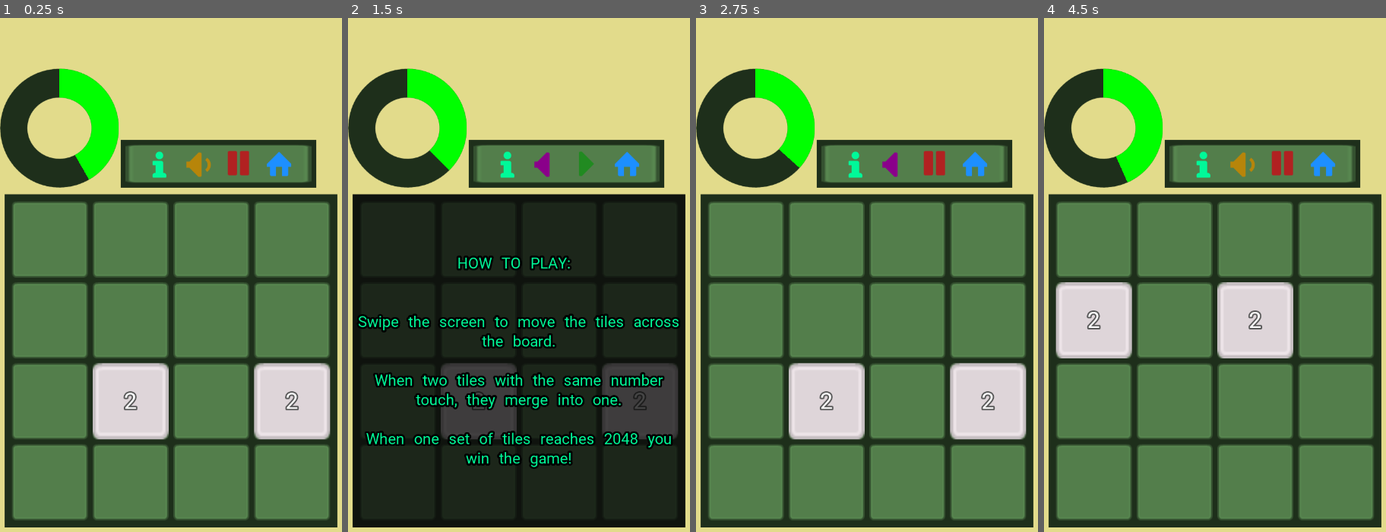
Above: before the commit, frames 1-4 (left to right).
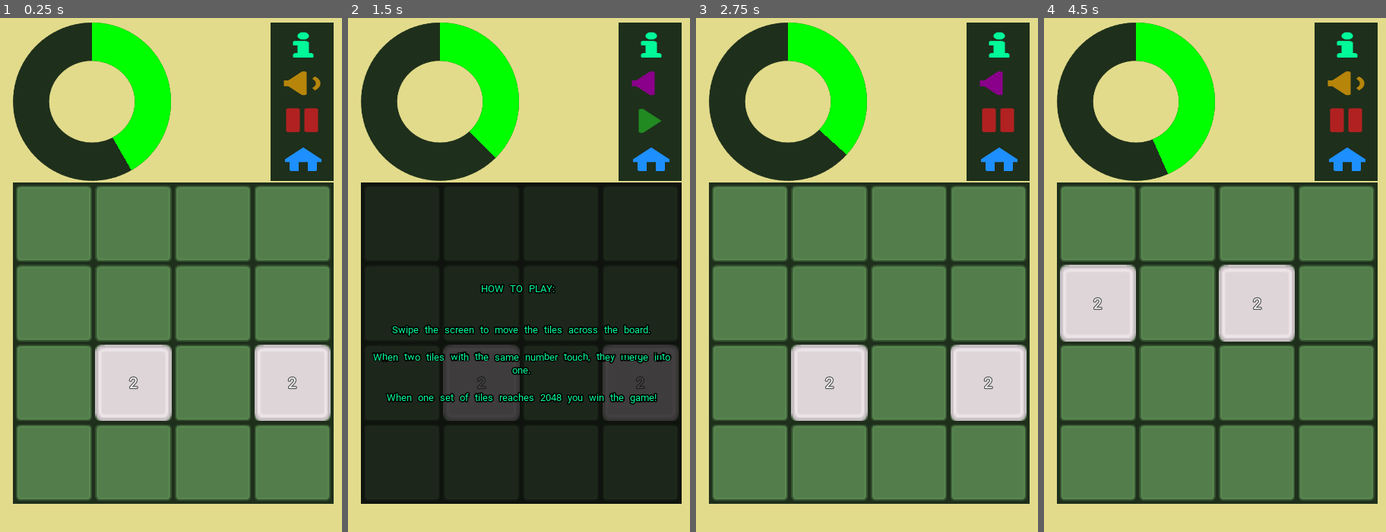
Above: after the commit, the same moments.

Repository: GameDev-One/2048
Game: Godot game, scene res://Prefab/World.tscn
Same seed, same stepped clock (60 frames per second), same inputs: the game is played once before the commit and once after it. Sound files missing from this copy of the repository are replaced by a short silence.
Inputs (mouse positions are in pixels of both pictures, inside the frame that each line leads up to; where the layout moved, square brackets give the same spot in the first picture):
- Up to frame 1 (0.25 s): no input
- Up to frame 2 (1.5 s): click (648, 43) [505, 161] at 0.5 s; click (648, 84) [546, 161] at 1.25 s
- Up to frame 3 (2.75 s): click (996, 120) [935, 161] at 2 s
- Up to frame 4 (4.5 s): click (1344, 156) [1321, 161] at 2.75 s; click (1344, 156) [1321, 161] at 3.5 s; click (1344, 156) [1321, 161] at 4.25 s

The runs differ from the first frame. In frame 1, 42% of the frame differs, in the area x 0-99%, y 0-100%; in frame 2, 38%; in frame 3, 41%; in frame 4, 41%.

Commit message:
Dyanamic resolution
Github:
Resolves #14

GitKraken:
https://app.gitkraken.com/glo/view/card/467de127775f49019f9e444d72bcad4e

Diff:
--- a/Prefab/Clock.tscn
+++ b/Prefab/Clock.tscn
@@ -36,7 +36,7 @@
 [node name="Clock" type="Control"]
 margin_right = 250.0
 margin_bottom = 250.0
-rect_min_size = Vector2( 250, 250 )
+rect_min_size = Vector2( 500, 500 )
 script = ExtResource( 2 )
 __meta__ = {
 "_edit_use_anchors_": true
@@ -45,9 +45,8 @@
 [node name="TextureProgress" type="TextureProgress" parent="."]
 anchor_right = 1.0
 anchor_bottom = 1.0
-margin_right = 250.0
-margin_bottom = 250.0
-rect_scale = Vector2( 0.5, 0.5 )
+size_flags_horizontal = 3
+size_flags_vertical = 3
 max_value = 120.0
 value = 60.0
 texture_under = ExtResource( 1 )
--- a/Prefab/Grid.tscn
+++ b/Prefab/Grid.tscn
@@ -7,6 +7,8 @@
 margin_right = 670.0
 margin_bottom = 670.0
 rect_min_size = Vector2( 650, 650 )
+size_flags_horizontal = 3
+size_flags_vertical = 3
 custom_constants/vseparation = 10
 custom_constants/hseparation = 10
 columns = 4
@@ -16,26 +18,36 @@
 
 [node name="Tile" parent="." instance=ExtResource( 1 )]
 rect_scale = Vector2( 1, 1 )
+size_flags_horizontal = 3
+size_flags_vertical = 3
 
 [node name="Tile2" parent="." instance=ExtResource( 1 )]
 margin_left = 170.0
 margin_right = 330.0
 rect_scale = Vector2( 1, 1 )
+size_flags_horizontal = 3
+size_flags_vertical = 3
 
 [node name="Tile3" parent="." instance=ExtResource( 1 )]
 margin_left = 340.0
 margin_right = 500.0
 rect_scale = Vector2( 1, 1 )
+size_flags_horizontal = 3
+size_flags_vertical = 3
 
 [node name="Tile4" parent="." instance=ExtResource( 1 )]
 margin_left = 510.0
 margin_right = 670.0
 rect_scale = Vector2( 1, 1 )
+size_flags_horizontal = 3
+size_flags_vertical = 3
 
 [node name="Tile5" parent="." instance=ExtResource( 1 )]
 margin_top = 170.0
 margin_bottom = 330.0
 rect_scale = Vector2( 1, 1 )
+size_flags_horizontal = 3
+size_flags_vertical = 3
 
 [node name="Tile6" parent="." instance=ExtResource( 1 )]
 margin_left = 170.0
@@ -43,6 +55,8 @@
 margin_right = 330.0
 margin_bottom = 330.0
 rect_scale = Vector2( 1, 1 )
+size_flags_horizontal = 3
+size_flags_vertical = 3
 
 [node name="Tile7" parent="." instance=ExtResource( 1 )]
 margin_left = 340.0
@@ -50,6 +64,8 @@
 margin_right = 500.0
 margin_bottom = 330.0
 rect_scale = Vector2( 1, 1 )
+size_flags_horizontal = 3
+size_flags_vertical = 3
 
 [node name="Tile8" parent="." instance=ExtResource( 1 )]
 margin_left = 510.0
@@ -57,11 +73,15 @@
 margin_right = 670.0
 margin_bottom = 330.0
 rect_scale = Vector2( 1, 1 )
+size_flags_horizontal = 3
+size_flags_vertical = 3
 
 [node name="Tile9" parent="." instance=ExtResource( 1 )]
 margin_top = 340.0
 margin_bottom = 500.0
 rect_scale = Vector2( 1, 1 )
+size_flags_horizontal = 3
+size_flags_vertical = 3
 
 [node name="Tile10" parent="." instance=ExtResource( 1 )]
 margin_left = 170.0
@@ -69,6 +89,8 @@
 margin_right = 330.0
 margin_bottom = 500.0
 rect_scale = Vector2( 1, 1 )
+size_flags_horizontal = 3
+size_flags_vertical = 3
 
 [node name="Tile11" parent="." instance=ExtResource( 1 )]
 margin_left = 340.0
@@ -76,6 +98,8 @@
 margin_right = 500.0
 margin_bottom = 500.0
 rect_scale = Vector2( 1, 1 )
+size_flags_horizontal = 3
+size_flags_vertical = 3
 
 [node name="Tile12" parent="." instance=ExtResource( 1 )]
 margin_left = 510.0
@@ -83,11 +107,15 @@
 margin_right = 670.0
 margin_bottom = 500.0
 rect_scale = Vector2( 1, 1 )
+size_flags_horizontal = 3
+size_flags_vertical = 3
 
 [node name="Tile13" parent="." instance=ExtResource( 1 )]
 margin_top = 510.0
 margin_bottom = 670.0
 rect_scale = Vector2( 1, 1 )
+size_flags_horizontal = 3
+size_flags_vertical = 3
 
 [node name="Tile14" parent="." instance=ExtResource( 1 )]
 margin_left = 170.0
@@ -95,6 +123,8 @@
 margin_right = 330.0
 margin_bottom = 670.0
 rect_scale = Vector2( 1, 1 )
+size_flags_horizontal = 3
+size_flags_vertical = 3
 
 [node name="Tile15" parent="." instance=ExtResource( 1 )]
 margin_left = 340.0
@@ -102,6 +132,8 @@
 margin_right = 500.0
 margin_bottom = 670.0
 rect_scale = Vector2( 1, 1 )
+size_flags_horizontal = 3
+size_flags_vertical = 3
 
 [node name="Tile16" parent="." instance=ExtResource( 1 )]
 margin_left = 510.0
@@ -109,3 +141,5 @@
 margin_right = 670.0
 margin_bottom = 670.0
 rect_scale = Vector2( 1, 1 )
+size_flags_horizontal = 3
+size_flags_vertical = 3
--- a/Prefab/World.tscn
+++ b/Prefab/World.tscn
@@ -66,66 +66,65 @@
 MAX_DIAGONAL_SLOPE = 1.25
 
 [node name="Bg" type="ColorRect" parent="."]
-anchor_left = 0.5
-anchor_top = 0.5
-anchor_right = 0.5
-anchor_bottom = 0.5
-margin_left = -360.0
-margin_top = -640.0
-margin_right = 360.0
-margin_bottom = 640.0
+anchor_right = 1.0
+anchor_bottom = 1.0
 color = Color( 0.890196, 0.862745, 0.54902, 1 )
 __meta__ = {
 "_edit_use_anchors_": false
 }
 
-[node name="VBoxContainer" type="VBoxContainer" parent="."]
-anchor_right = 1.0
-anchor_bottom = 1.0
-size_flags_horizontal = 3
-size_flags_vertical = 3
-__meta__ = {
-"_edit_use_anchors_": false
-}
-
-[node name="HBoxContainer" type="HBoxContainer" parent="VBoxContainer"]
-margin_right = 720.0
-margin_bottom = 374.0
-size_flags_horizontal = 3
-size_flags_vertical = 3
-
-[node name="VBoxContainer2" type="VBoxContainer" parent="VBoxContainer/HBoxContainer"]
-margin_right = 250.0
-margin_bottom = 374.0
-
-[node name="Panel" type="Panel" parent="VBoxContainer/HBoxContainer/VBoxContainer2"]
-modulate = Color( 1, 1, 1, 0 )
-margin_right = 250.0
-margin_bottom = 120.0
-rect_min_size = Vector2( 250, 120 )
-
-[node name="Clock" parent="VBoxContainer/HBoxContainer/VBoxContainer2" instance=ExtResource( 15 )]
-margin_top = 124.0
-margin_bottom = 374.0
-
-[node name="VBoxContainer" type="VBoxContainer" parent="VBoxContainer/HBoxContainer"]
-anchor_left = 0.00138889
-anchor_right = 0.00138889
-margin_left = 254.0
-margin_right = 666.0
-margin_bottom = 374.0
-
-[node name="PanelContainer" type="PanelContainer" parent="VBoxContainer/HBoxContainer/VBoxContainer"]
-modulate = Color( 0.054902, 0.0196078, 0.0196078, 0 )
-margin_right = 412.0
-margin_bottom = 270.0
-size_flags_vertical = 3
-
-[node name="ColorRect" type="ColorRect" parent="VBoxContainer/HBoxContainer/VBoxContainer"]
-margin_top = 274.0
-margin_right = 412.0
-margin_bottom = 374.0
-rect_min_size = Vector2( 412, 100 )
+[node name="MarginContainer" type="MarginContainer" parent="."]
+anchor_right = 1.0
+anchor_bottom = 1.0
+margin_left = 40.0
+margin_top = 40.0
+margin_right = -40.0
+margin_bottom = -40.0
+size_flags_horizontal = 3
+size_flags_vertical = 3
+__meta__ = {
+"_edit_use_anchors_": false
+}
+
+[node name="VBoxContainer" type="VBoxContainer" parent="MarginContainer"]
+margin_right = 1014.0
+margin_bottom = 1840.0
+size_flags_horizontal = 3
+size_flags_vertical = 3
+alignment = 1
+__meta__ = {
+"_edit_use_anchors_": false
+}
+
+[node name="HBoxContainer" type="HBoxContainer" parent="MarginContainer/VBoxContainer"]
+margin_right = 1014.0
+margin_bottom = 500.0
+size_flags_horizontal = 3
+size_flags_vertical = 3
+alignment = 2
+
+[node name="Clock" parent="MarginContainer/VBoxContainer/HBoxContainer" instance=ExtResource( 15 )]
+margin_right = 505.0
+margin_bottom = 500.0
+size_flags_horizontal = 7
+size_flags_vertical = 3
+
+[node name="Buttons" type="Control" parent="MarginContainer/VBoxContainer/HBoxContainer"]
+margin_left = 509.0
+margin_right = 1014.0
+margin_bottom = 500.0
+rect_min_size = Vector2( 470, 0 )
+rect_pivot_offset = Vector2( 235, 250 )
+size_flags_horizontal = 3
+size_flags_vertical = 3
+
+[node name="ColorRect" type="ColorRect" parent="MarginContainer/VBoxContainer/HBoxContainer/Buttons"]
+anchor_left = 1.0
+anchor_right = 1.0
+anchor_bottom = 1.0
+grow_horizontal = 0
+grow_vertical = 0
+rect_min_size = Vector2( 200, 100 )
 mouse_filter = 1
 size_flags_horizontal = 3
 size_flags_vertical = 0
@@ -134,16 +133,14 @@
 "_edit_use_anchors_": false
 }
 
-[node name="TextureRect" type="TextureRect" parent="VBoxContainer/HBoxContainer/VBoxContainer/ColorRect"]
-self_modulate = Color( 0.34902, 0.533333, 0.317647, 1 )
-anchor_left = 0.5
-anchor_top = 0.5
-anchor_right = 0.5
-anchor_bottom = 0.5
-margin_left = -196.0
-margin_top = -40.0
-margin_right = 196.0
-margin_bottom = 40.0
+[node name="TextureRect" type="TextureRect" parent="MarginContainer/VBoxContainer/HBoxContainer/Buttons/ColorRect"]
+self_modulate = Color( 0.34902, 0.533333, 0.317647, 0 )
+anchor_right = 1.0
+anchor_bottom = 1.0
+margin_left = 10.0
+margin_top = 10.0
+margin_right = -10.0
+margin_bottom = -10.0
 rect_min_size = Vector2( 0, 80 )
 texture = ExtResource( 14 )
 expand = true
@@ -152,15 +149,9 @@
 "_edit_use_anchors_": false
 }
 
-[node name="HBoxContainer" type="HBoxContainer" parent="VBoxContainer/HBoxContainer/VBoxContainer/ColorRect/TextureRect"]
-anchor_left = 0.5
-anchor_top = 0.5
-anchor_right = 0.5
-anchor_bottom = 0.5
-margin_left = -206.0
-margin_top = -40.0
-margin_right = 206.0
-margin_bottom = 40.0
+[node name="VBoxContainer" type="VBoxContainer" parent="MarginContainer/VBoxContainer/HBoxContainer/Buttons/ColorRect/TextureRect"]
+anchor_right = 1.0
+anchor_bottom = 1.0
 rect_min_size = Vector2( 0, 80 )
 size_flags_horizontal = 3
 alignment = 1
@@ -168,28 +159,27 @@
 "_edit_use_anchors_": false
 }
 
-[node name="InfoBtn" type="TextureButton" parent="VBoxContainer/HBoxContainer/VBoxContainer/ColorRect/TextureRect/HBoxContainer"]
+[node name="InfoBtn" type="TextureButton" parent="MarginContainer/VBoxContainer/HBoxContainer/Buttons/ColorRect/TextureRect/VBoxContainer"]
 pause_mode = 2
-margin_left = 40.0
-margin_right = 120.0
-margin_bottom = 80.0
+margin_right = 180.0
+margin_bottom = 117.0
 rect_min_size = Vector2( 80, 80 )
-size_flags_horizontal = 0
-size_flags_vertical = 0
+size_flags_horizontal = 3
+size_flags_vertical = 3
 texture_normal = ExtResource( 11 )
 expand = true
 __meta__ = {
 "_edit_use_anchors_": false
 }
 
-[node name="AudioBtn" type="TextureButton" parent="VBoxContainer/HBoxContainer/VBoxContainer/ColorRect/TextureRect/HBoxContainer"]
+[node name="AudioBtn" type="TextureButton" parent="MarginContainer/VBoxContainer/HBoxContainer/Buttons/ColorRect/TextureRect/VBoxContainer"]
 pause_mode = 2
-margin_left = 124.0
-margin_right = 204.0
-margin_bottom = 80.0
+margin_top = 121.0
+margin_right = 180.0
+margin_bottom = 238.0
 rect_min_size = Vector2( 80, 80 )
-size_flags_horizontal = 0
-size_flags_vertical = 0
+size_flags_horizontal = 3
+size_flags_vertical = 3
 toggle_mode = true
 texture_normal = ExtResource( 9 )
 texture_pressed = ExtResource( 10 )
@@ -198,17 +188,17 @@
 "_edit_use_anchors_": false
 }
 
-[node name="AudioStreamPlayer" type="AudioStreamPlayer" parent="VBoxContainer/HBoxContainer/VBoxContainer/ColorRect/TextureRect/HBoxContainer/AudioBtn"]
+[node name="AudioStreamPlayer" type="AudioStreamPlayer" parent="MarginContainer/VBoxContainer/HBoxContainer/Buttons/ColorRect/TextureRect/VBoxContainer/AudioBtn"]
 stream = ExtResource( 13 )
 
-[node name="PauseBtn" type="TextureButton" parent="VBoxContainer/HBoxContainer/VBoxContainer/ColorRect/TextureRect/HBoxContainer"]
+[node name="PauseBtn" type="TextureButton" parent="MarginContainer/VBoxContainer/HBoxContainer/Buttons/ColorRect/TextureRect/VBoxContainer"]
 pause_mode = 2
-margin_left = 208.0
-margin_right = 288.0
-margin_bottom = 80.0
+margin_top = 242.0
+margin_right = 180.0
+margin_bottom = 359.0
 rect_min_size = Vector2( 80, 80 )
-size_flags_horizontal = 0
-size_flags_vertical = 0
+size_flags_horizontal = 3
+size_flags_vertical = 3
 toggle_mode = true
 texture_normal = ExtResource( 8 )
 texture_pressed = ExtResource( 7 )
@@ -217,63 +207,68 @@
 "_edit_use_anchors_": false
 }
 
-[node name="RestartBtn" type="TextureButton" parent="VBoxContainer/HBoxContainer/VBoxContainer/ColorRect/TextureRect/HBoxContainer"]
+[node name="RestartBtn" type="TextureButton" parent="MarginContainer/VBoxContainer/HBoxContainer/Buttons/ColorRect/TextureRect/VBoxContainer"]
 pause_mode = 2
 self_modulate = Color( 0.12, 0.56, 1, 1 )
-margin_left = 292.0
-margin_right = 372.0
-margin_bottom = 80.0
+margin_top = 363.0
+margin_right = 180.0
+margin_bottom = 480.0
 rect_min_size = Vector2( 80, 80 )
 rect_pivot_offset = Vector2( 50, 50 )
-size_flags_horizontal = 0
-size_flags_vertical = 0
+size_flags_horizontal = 3
+size_flags_vertical = 3
 texture_normal = ExtResource( 6 )
 expand = true
 __meta__ = {
 "_edit_use_anchors_": false
 }
 
-[node name="AnimationPlayer" type="AnimationPlayer" parent="VBoxContainer/HBoxContainer/VBoxContainer/ColorRect/TextureRect/HBoxContainer/RestartBtn"]
+[node name="AnimationPlayer" type="AnimationPlayer" parent="MarginContainer/VBoxContainer/HBoxContainer/Buttons/ColorRect/TextureRect/VBoxContainer/RestartBtn"]
 anims/flash = SubResource( 2 )
 
-[node name="CenterContainer" type="CenterContainer" parent="VBoxContainer"]
-margin_top = 378.0
-margin_right = 720.0
-margin_bottom = 1098.0
-rect_min_size = Vector2( 720, 720 )
-
-[node name="ColorRect" type="ColorRect" parent="VBoxContainer/CenterContainer"]
+[node name="CenterContainer" type="CenterContainer" parent="MarginContainer/VBoxContainer"]
+margin_top = 504.0
+margin_right = 1014.0
+margin_bottom = 1518.0
+rect_min_size = Vector2( 960, 960 )
+
+[node name="ColorRect" type="ColorRect" parent="MarginContainer/VBoxContainer/CenterContainer"]
 self_modulate = Color( 0.121569, 0.188235, 0.109804, 1 )
+margin_right = 1014.0
+margin_bottom = 1014.0
+rect_min_size = Vector2( 1014, 1014 )
+size_flags_horizontal = 3
+size_flags_vertical = 3
+
+[node name="MarginContainer" type="MarginContainer" parent="MarginContainer/VBoxContainer/CenterContainer/ColorRect"]
+anchor_right = 1.0
+anchor_bottom = 1.0
 margin_left = 10.0
 margin_top = 10.0
-margin_right = 710.0
-margin_bottom = 710.0
-rect_min_size = Vector2( 700, 700 )
-
-[node name="Grid" parent="VBoxContainer/CenterContainer/ColorRect" instance=ExtResource( 1 )]
-anchor_left = 0.5
-anchor_top = 0.5
-anchor_right = 0.5
-anchor_bottom = 0.5
-margin_left = -335.0
-margin_top = -335.0
-margin_right = 335.0
-margin_bottom = 335.0
+margin_right = -10.0
+margin_bottom = -10.0
+__meta__ = {
+"_edit_use_anchors_": false
+}
+
+[node name="Grid" parent="MarginContainer/VBoxContainer/CenterContainer/ColorRect/MarginContainer" instance=ExtResource( 1 )]
+margin_right = 994.0
+margin_bottom = 994.0
 script = ExtResource( 3 )
 
-[node name="Overlay" type="ColorRect" parent="VBoxContainer/CenterContainer"]
+[node name="Overlay" type="ColorRect" parent="MarginContainer/VBoxContainer/CenterContainer"]
 visible = false
-margin_left = 10.0
-margin_top = 10.0
-margin_right = 710.0
-margin_bottom = 710.0
-rect_min_size = Vector2( 700, 700 )
+margin_left = 27.0
+margin_top = 27.0
+margin_right = 1041.0
+margin_bottom = 1041.0
+rect_min_size = Vector2( 1014, 1014 )
 color = Color( 0.0392157, 0.0392157, 0.0392157, 0.752941 )
 __meta__ = {
 "_edit_use_anchors_": false
 }
 
-[node name="Label" type="Label" parent="VBoxContainer/CenterContainer/Overlay"]
+[node name="Label" type="Label" parent="MarginContainer/VBoxContainer/CenterContainer/Overlay"]
 visible = false
 anchor_right = 1.0
 anchor_bottom = 1.0
@@ -287,7 +282,7 @@
 "_edit_use_anchors_": false
 }
 
-[node name="InfoLabel" type="Label" parent="VBoxContainer/CenterContainer/Overlay"]
+[node name="InfoLabel" type="Label" parent="MarginContainer/VBoxContainer/CenterContainer/Overlay"]
 visible = false
 anchor_right = 1.0
 anchor_bottom = 1.0
@@ -308,10 +303,10 @@
 "_edit_use_anchors_": false
 }
 
-[node name="Label2" type="Label" parent="VBoxContainer"]
-margin_top = 1102.0
-margin_right = 720.0
-margin_bottom = 1280.0
+[node name="Label2" type="Label" parent="MarginContainer/VBoxContainer"]
+margin_top = 1522.0
+margin_right = 1014.0
+margin_bottom = 1840.0
 size_flags_horizontal = 3
 size_flags_vertical = 3
 custom_colors/font_color = Color( 0, 0, 0, 1 )
@@ -321,7 +316,7 @@
 "_edit_use_anchors_": false
 }
 [connection signal="swiped" from="SwipeDetector" to="." method="_on_SwipeDetector_swiped"]
-[connection signal="pressed" from="VBoxContainer/HBoxContainer/VBoxContainer/ColorRect/TextureRect/HBoxContainer/InfoBtn" to="." method="_on_InfoBtn_pressed"]
-[connection signal="toggled" from="VBoxContainer/HBoxContainer/VBoxContainer/ColorRect/TextureRect/HBoxContainer/AudioBtn" to="." method="_on_AudioBtn_toggled"]
-[connection signal="toggled" from="VBoxContainer/HBoxContainer/VBoxContainer/ColorRect/TextureRect/HBoxContainer/PauseBtn" to="." method="_on_PauseBtn_toggled"]
-[connection signal="pressed" from="VBoxContainer/HBoxContainer/VBoxContainer/ColorRect/TextureRect/HBoxContainer/RestartBtn" to="." method="_on_RestartBtn_pressed"]
+[connection signal="pressed" from="MarginContainer/VBoxContainer/HBoxContainer/Buttons/ColorRect/TextureRect/VBoxContainer/InfoBtn" to="." method="_on_InfoBtn_pressed"]
+[connection signal="toggled" from="MarginContainer/VBoxContainer/HBoxContainer/Buttons/ColorRect/TextureRect/VBoxContainer/AudioBtn" to="." method="_on_AudioBtn_toggled"]
+[connection signal="toggled" from="MarginContainer/VBoxContainer/HBoxContainer/Buttons/ColorRect/TextureRect/VBoxContainer/PauseBtn" to="." method="_on_PauseBtn_toggled"]
+[connection signal="pressed" from="MarginContainer/VBoxContainer/HBoxContainer/Buttons/ColorRect/TextureRect/VBoxContainer/RestartBtn" to="." method="_on_RestartBtn_pressed"]
--- a/Script/World.gd
+++ b/Script/World.gd
@@ -1,88 +1,96 @@
 extends Node
 
+onready var Clock = $MarginContainer/VBoxContainer/HBoxContainer/Clock
+onready var Overlay = $MarginContainer/VBoxContainer/CenterContainer/Overlay
+onready var Grid = $MarginContainer/VBoxContainer/CenterContainer/ColorRect/MarginContainer/Grid
+onready var RestartBtn = $MarginContainer/VBoxContainer/HBoxContainer/Buttons/ColorRect/TextureRect/VBoxContainer/RestartBtn
+onready var AudioBtn = $MarginContainer/VBoxContainer/HBoxContainer/Buttons/ColorRect/TextureRect/VBoxContainer/AudioBtn
+onready var PauseBtn = $MarginContainer/VBoxContainer/HBoxContainer/Buttons/ColorRect/TextureRect/VBoxContainer/PauseBtn
+onready var InfoBtn = $MarginContainer/VBoxContainer/HBoxContainer/Buttons/ColorRect/TextureRect/VBoxContainer/InfoBtn
+
 func _ready():
-	$VBoxContainer/HBoxContainer/VBoxContainer/ColorRect/TextureRect/HBoxContainer/RestartBtn.self_modulate = ColorN("dodgerblue")
-	$VBoxContainer/HBoxContainer/VBoxContainer/ColorRect/TextureRect/HBoxContainer/AudioBtn.self_modulate = ColorN("darkgoldenrod")
-	$VBoxContainer/HBoxContainer/VBoxContainer/ColorRect/TextureRect/HBoxContainer/PauseBtn.self_modulate = ColorN("firebrick")
-	$VBoxContainer/HBoxContainer/VBoxContainer/ColorRect/TextureRect/HBoxContainer/InfoBtn.self_modulate = ColorN("mediumspringgreen")
+	RestartBtn.self_modulate = ColorN("dodgerblue")
+	AudioBtn.self_modulate = ColorN("darkgoldenrod")
+	PauseBtn.self_modulate = ColorN("firebrick")
+	InfoBtn.self_modulate = ColorN("mediumspringgreen")
 
-	$VBoxContainer/HBoxContainer/VBoxContainer/ColorRect/TextureRect/HBoxContainer/AudioBtn/AudioStreamPlayer.play(21)
+	AudioBtn.get_node("AudioStreamPlayer").play(21)
 
-# warning-ignore:return_value_discarded
-	Global.connect("GameOver", self, "_on_GameOver")
-	Global.connect("TileMatch", self, "_on_TileMatch")
+	var err: int = 0
+	err = Global.connect("GameOver", self, "_on_GameOver")
+	if err:
+		printerr("Error occured with: " + name + ". Error Code: " + String(err))
+	err = Global.connect("TileMatch", self, "_on_TileMatch")
+	if err:
+		printerr("Error occured with: " + name + ". Error Code: " + String(err))
 
 
 func _on_SwipeDetector_swiped(direction):
 
-	$VBoxContainer/CenterContainer/ColorRect/Grid.Move(direction)
+	Grid.Move(direction)
 
 	if Global.moved:
-		$VBoxContainer/CenterContainer/ColorRect/Grid.Add_Tile()
+		Grid.Add_Tile()
 
-	$VBoxContainer/CenterContainer/ColorRect/Grid.Draw_Board()
+	Grid.Draw_Board()
 
 	if Global.done:
-		$VBoxContainer/CenterContainer/Overlay.show()
-		$VBoxContainer/CenterContainer/Overlay/Label.show()
-		$VBoxContainer/CenterContainer/Overlay/InfoLabel.hide()
-		$VBoxContainer/HBoxContainer/VBoxContainer/ColorRect/TextureRect/HBoxContainer/RestartBtn/AnimationPlayer.play("flash")
+		Overlay.show()
+		Overlay.get_node("Label").show()
+		Overlay.get_node("InfoLabel").hide()
+		RestartBtn.get_node("AnimationPlayer").play("flash")
 
 func _on_RestartBtn_pressed():
 # warning-ignore:return_value_discarded
 	get_tree().reload_current_scene()
 
 func _on_AudioBtn_toggled(button_pressed):
+	var AudioStrPlyr = AudioBtn.get_node("AudioStreamPlayer")
 	if button_pressed:
-		$VBoxContainer/HBoxContainer/VBoxContainer/ColorRect/TextureRect/HBoxContainer/AudioBtn.self_modulate = ColorN("darkmagenta")
-		$VBoxContainer/HBoxContainer/VBoxContainer/ColorRect/TextureRect/HBoxContainer/AudioBtn/AudioStreamPlayer.stop()
+		AudioBtn.self_modulate = ColorN("darkmagenta")
+		AudioStrPlyr.stop()
 	else:
-		$VBoxContainer/HBoxContainer/VBoxContainer/ColorRect/TextureRect/HBoxContainer/AudioBtn.self_modulate = ColorN("darkgoldenrod")
-		$VBoxContainer/HBoxContainer/VBoxContainer/ColorRect/TextureRect/HBoxContainer/AudioBtn/AudioStreamPlayer.play($VBoxContainer/HBoxContainer/VBoxContainer/ColorRect/TextureRect/HBoxContainer/AudioBtn/AudioStreamPlayer.get_playback_position())
+		AudioBtn.self_modulate = ColorN("darkgoldenrod")
+		AudioStrPlyr.play(AudioStrPlyr.get_playback_position())
 
 
 func _on_PauseBtn_toggled(button_pressed):
 	if not Global.done:
 		if button_pressed:
-			$VBoxContainer/HBoxContainer/VBoxContainer/ColorRect/TextureRect/HBoxContainer/PauseBtn.self_modulate = ColorN("forestgreen")
-			$VBoxContainer/CenterContainer/Overlay.show()
-			$VBoxContainer/CenterContainer/Overlay/Label.hide()
-			$VBoxContainer/CenterContainer/Overlay/InfoLabel.hide()
+			PauseBtn.self_modulate = ColorN("forestgreen")
+			Overlay.show()
+			Overlay.get_node("Label").hide()
+			Overlay.get_node("InfoLabel").hide()
 			get_tree().paused = true
 		else:
-			$VBoxContainer/HBoxContainer/VBoxContainer/ColorRect/TextureRect/HBoxContainer/PauseBtn.self_modulate = ColorN("firebrick")
-			$VBoxContainer/CenterContainer/Overlay.hide()
+			PauseBtn.self_modulate = ColorN("firebrick")
+			Overlay.hide()
 			get_tree().paused = false
 
 
 func _on_InfoBtn_pressed():
-	$VBoxContainer/HBoxContainer/VBoxContainer/ColorRect/TextureRect/HBoxContainer/PauseBtn.pressed = true
+	PauseBtn.pressed = true
 	_on_PauseBtn_toggled(true)
-	$VBoxContainer/CenterContainer/Overlay/Label.hide()
-	$VBoxContainer/CenterContainer/Overlay/InfoLabel.show()
+	Overlay.get_node("Label").hide()
+	Overlay.get_node("InfoLabel").show()
 
 
 func _on_GameOver():
-	$VBoxContainer/HBoxContainer/VBoxContainer/ColorRect/TextureRect/HBoxContainer/InfoBtn.disabled = true
-	$VBoxContainer/HBoxContainer/VBoxContainer/ColorRect/TextureRect/HBoxContainer/PauseBtn.disabled = true
-	$VBoxContainer/HBoxContainer/VBoxContainer2/Clock.Stop()
-	$VBoxContainer/CenterContainer/Overlay.show()
+	InfoBtn.disabled = true
+	PauseBtn.disabled = true
+	Clock.Stop()
+	Overlay.show()
 
 	if Global.win:
-		$VBoxContainer/CenterContainer/Overlay/Label.text = "You Win!"
-		$VBoxContainer/CenterContainer/Overlay/Label.set("custom_colors/font_color",ColorN("green"))
+		Overlay.get_node("Label").text = "You Win!"
+		Overlay.get_node("Label").set("custom_colors/font_color",ColorN("green"))
 	else:
-		$VBoxContainer/CenterContainer/Overlay/Label.text = "Game Over"
-		$VBoxContainer/CenterContainer/Overlay/Label.set("custom_colors/font_color",ColorN("red"))
+		Overlay.get_node("Label").text = "Game Over"
+		Overlay.get_node("Label").set("custom_colors/font_color",ColorN("red"))
 
-	$VBoxContainer/CenterContainer/Overlay/Label.show()
-	$VBoxContainer/CenterContainer/Overlay/InfoLabel.hide()
-	$VBoxContainer/HBoxContainer/VBoxContainer/ColorRect/TextureRect/HBoxContainer/RestartBtn/AnimationPlayer.play("flash")
-
-
-func _on_Timer_timeout():
-	$VBoxContainer/HBoxContainer/Timer/Timer.stop()
-	Global.emit_signal("GameOver")
+	Overlay.get_node("Label").show()
+	Overlay.get_node("InfoLabel").hide()
+	RestartBtn.get_node("AnimationPlayer").play("flash")
 
 func _on_TileMatch(amount:float):
-	$VBoxContainer/HBoxContainer/VBoxContainer2/Clock.Add_Time(amount)
+	Clock.Add_Time(amount)
--- a/project.godot
+++ b/project.godot
@@ -26,9 +26,13 @@
 
 [display]
 
-window/size/width=720
-window/size/height=1280
+window/size/width=1080
+window/size/height=1920
+window/size/test_width=1080
+window/size/test_height=1920
 window/handheld/orientation="portrait"
+window/stretch/mode="2d"
+window/stretch/aspect="keep_width"
 
 [input_devices]
 
